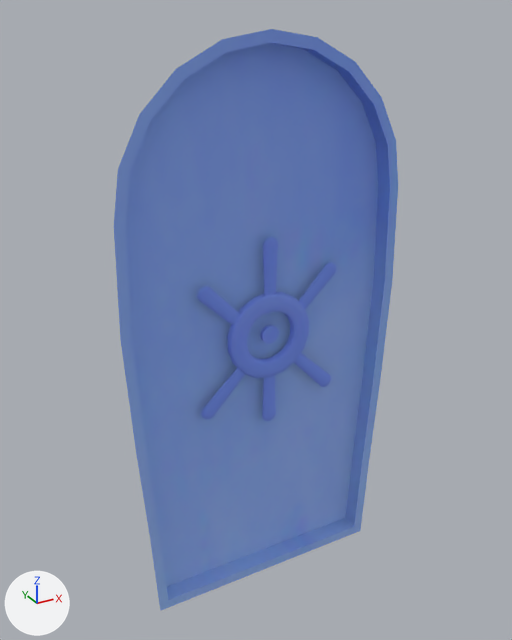
Before and after pictures for a commit that changed the OBJ model proyectoFinal/proyectoFinal/Models/puertas/puertaCasa.obj.
Before and after are seen from a 50 mm lens placed at (-4.16, -13.63, 7.37), pointed at (3.48, 0.26, 0.42). Every picture has the same lights, and +X, +Y and +Z are marked at lower left. Where no turn or scale is listed for an object, it has been applied to the vertices.

Names of what the first picture shows: 'puertaCasa'.
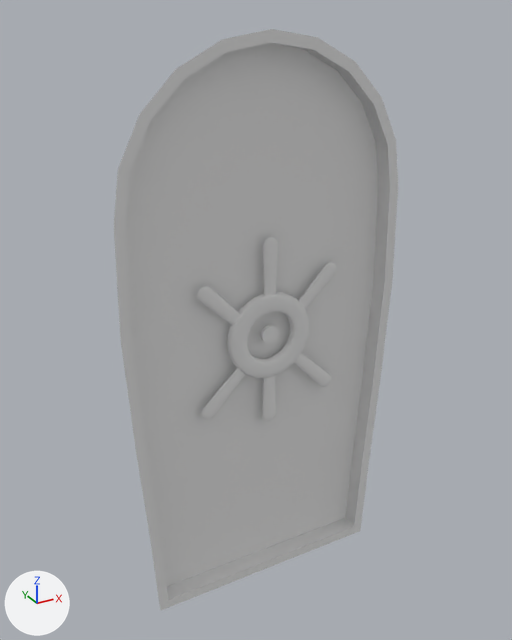
The newer file is also turned or shifted as a whole; pictures and numbers use the older file's frame.

Boxes (x1, y1, x2, y2) around the edits, measured in the pictures (512 x 640 px):
'puertaCasa', recoloured (blue to grey)
    both: (114, 29, 398, 611)

The edits, one by one:
Material 'puertaCasa:pasted__pasted__lambert3SG2' (mat_puertacasa_pasted__pasted__lambert3sg2) is new.
Its base color is (0.8, 0.8, 0.8) (white #e7e7e7).
Its roughness is 1.0.
me_puertacasa has 923 vertices, 1624 faces and spans x -0.08..7.23, y -0.24..0.24, z -6.99..6.99.
me_puertacasa no longer uses material mat_pasted__pasted__lambert3sg2 (picture img_metal_png).
me_puertacasa now uses material mat_puertacasa_pasted__pasted__lambert3sg2 (white #e7e7e7).
